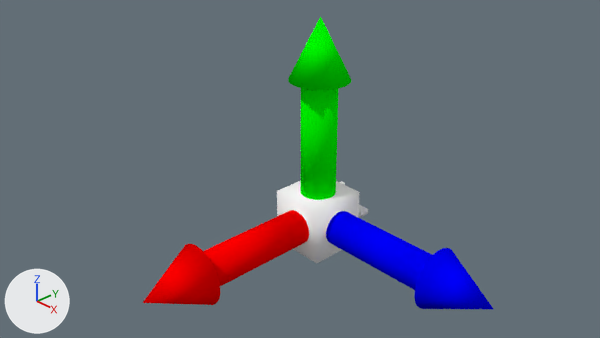
Renders of the Blender file VectorsLeft.blend from each side of a commit.
Both versions are drawn from the file's camera 'Camera'. Every picture has the same lights, and +X, +Y and +Z are marked at lower left.

Objects in the first picture: 'LeftTriple', 'Text L'.
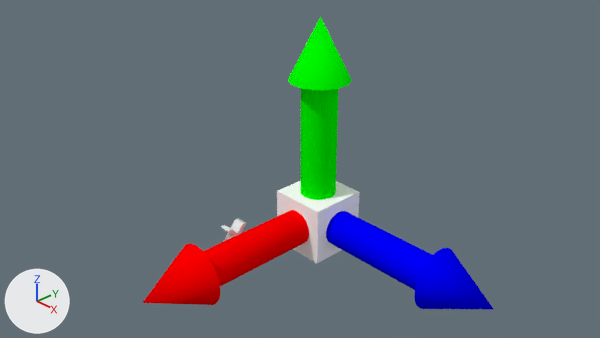
Commit message: add Edge Split to smooth model

Where the change shows, as pixel boxes (x1, y1, x2, y2) in the pictures (600 x 338 px):
'Text', added
    after: (220, 218, 246, 242)
'Text L', deleted
    before: (339, 181, 368, 217)
part 1 of me_lefttriple, added
    after: (143, 16, 493, 309)

What the commit changed:
me_lefttriple is used by ob_lefttriple; location (0.0, 0.0, 0.0); rotation (1.571, 0.0, 0.0), in degrees (90, 0, 0).
me_lefttriple had 461 vertices, 810 faces and spanned x 0.0..4.0, y -1.0..3.0, z -1.0..3.0.
me_lefttriple now has 921 vertices, 810 faces and spans x 0.0..4.0, y -1.0..3.0, z -1.0..3.0.
me_lefttriple part 1: 460 vertices added at x 0.0..3.0, y -1.0..2.0, z -1.0..2.0.
me_lefttriple part 2: the surface is now shaded flat.
Text 'Text' (txt_text) is new.
Its body is 'x'.
Its extrude is 0.1.
Its size is 0.8.
Object 'Text L' (ob_text_l) is deleted.
Object 'Text' (ob_text) is new; it shows txt_text.
Its location is (0.0, -0.76, -0.64).
Its rotation in degrees is (90, 0, -90).
